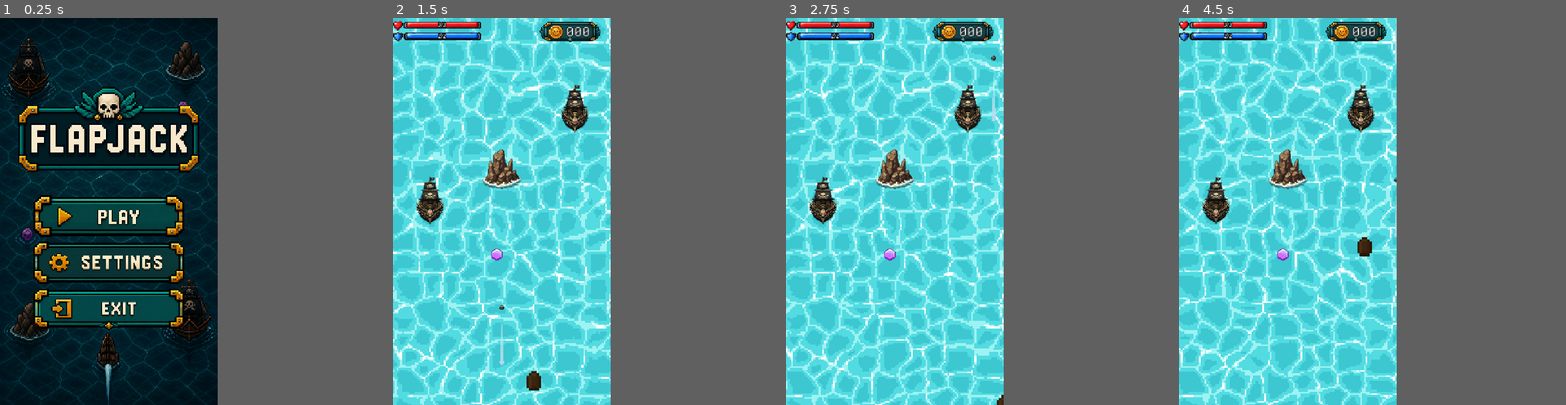
Above: before the commit, frames 1-4 (left to right).
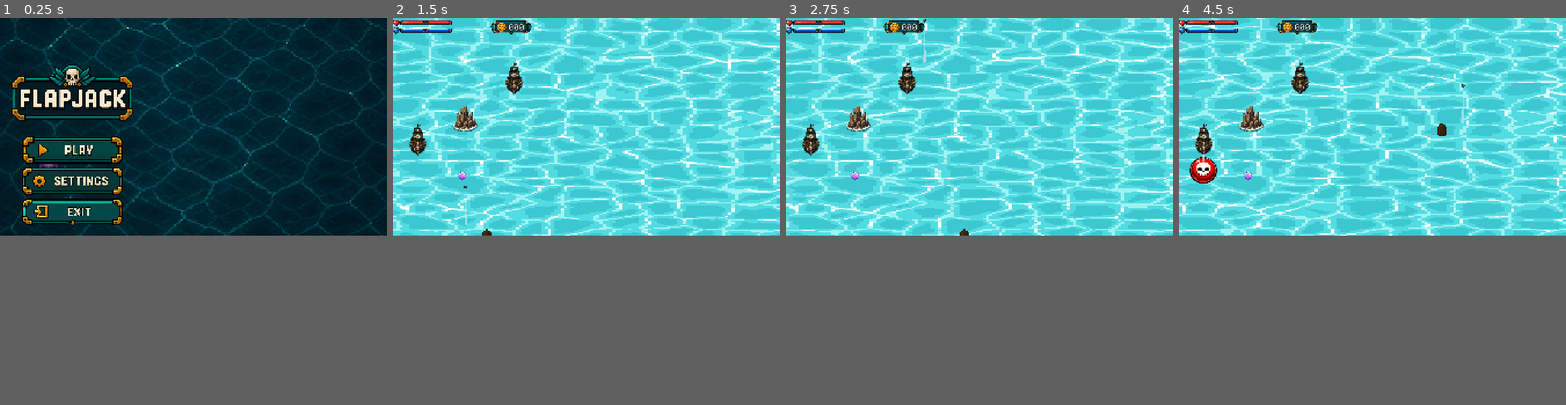
Above: after the commit, the same moments.

Repository: irohgit/flapjack
Game: Godot game, scene res://Levels/MainMenu.tscn
Two runs of this game, one before a commit and one after it. Both use one fixed random seed, a clock stepped at 60 frames per second and the inputs below.
Inputs (mouse positions are in pixels of both pictures, inside the frame that each line leads up to; where the layout moved, square brackets give the same spot in the first picture):
- Up to frame 1 (0.25 s): no input
- Up to frame 2 (1.5 s): click (435, 254) [501, 215] at 0.5 s; hold D (move_right) from 1.28 s (still down); hold Space (shoot) from 1.28 s (still down)
- Up to frame 3 (2.75 s): release D (move_right) at 2.03 s; release Space (shoot) at 2.03 s; hold S (move_backward) from 2.03 s (still down); tap Space (shoot) at 2.1 s
- Up to frame 4 (4.5 s): release S (move_backward) at 2.78 s; hold D (move_right) 2.78-3.53 s; hold Space (shoot) 2.78-3.53 s; hold W (move_forward) 3.53-4.28 s; tap Space (shoot) at 3.6 s; hold A (move_left) from 4.28 s (still down); hold Space (shoot) from 4.28 s (still down)
In our replay, the window is 450x800 before the commit and 800x450 after it. These sizes can differ from the game's own. Grey fills any space a smaller window leaves; there, only what the larger window draws over its background counts as a difference.

The runs differ from the first frame. In frame 1, 37% of the frame differs, in the area x 0-100%, y 0-100%; in frame 2, 22%; in frame 3, 22%; in frame 4, 22%.
Error before the commit: Parse Error: Class "EnemyShip" hides a global script class. (res://Actors/Enemies/enemy_ship.gd:10)

Commit message:
Fixed screen space

Diff:
--- a/Core/playarea.gd
+++ b/Core/playarea.gd
@@ -2,10 +2,8 @@
 
 # Do not change these values
 # These values will support mobile
-const PLAY_WIDTH := 720.0
-const PLAY_HEIGHT := 1280.0 #minimum height
-
-# Variable Screen size. Width stays 720, height will grow.
+const PLAY_WIDTH := 1920
+const PLAY_HEIGHT := 1080.0 #minimum height
 
 var screen_size: Vector2
 
--- a/Data/Enemy/basic_enemy.gd
+++ b/Data/Enemy/enemy.gd
@@ -1,11 +1,9 @@
-class_name EnemyShip
+class_name Enemy
 extends Area2D
 
+@export var data: EnemyData
 @export var projectile_scene: PackedScene
 @export var ammo: ProjectileData
-
-@export var contact_damage := 1
-@export var drift_speed := 220.0
 
 # Randomised so a row of ships does not fire in lockstep. Used for engagement, where continous fire will follow its set fire intervals
 @export var min_interval := 2.0
@@ -25,7 +23,6 @@
 
 
 func _physics_process(delta: float) -> void:
-	position.y += drift_speed * delta
 
 	_fire_timer -= delta
 	if _fire_timer <= 0.0:
@@ -37,12 +34,13 @@
 
 
 func _reset_timer() -> void:
-	_fire_timer = randf_range(min_interval, max_interval)
+	_fire_timer = data.projectile_fire_rate
 
 
 func _fire() -> void:
 	var shot := projectile_scene.instantiate() as Projectile
 	shot.data = ammo
+	shot.data.damage = data.projectile_damage
 	shot.direction = Vector2.DOWN
 
 	# Same parent as this ship, so shots shake with the world.
@@ -56,7 +54,7 @@
 
 
 func get_contact_damage() -> int:
-	return contact_damage
+	return data.contact_damage
 
 func _on_damaged() -> void:
 	modulate = Color(1.0, 0.0, 0.157, 1.0)
--- a/Levels/Level0.tscn
+++ b/Levels/Level0.tscn
@@ -22,7 +22,7 @@
 shader_parameter/wave_water = Color(0.32, 0.86, 0.88, 1)
 shader_parameter/rim_color = Color(0.62, 0.95, 0.95, 1)
 shader_parameter/foam_color = Color(0.97, 1, 1, 1)
-shader_parameter/design_size = Vector2(720, 1280)
+shader_parameter/design_size = Vector2(1920, 1080)
 shader_parameter/water_pixel_size = 6.0
 shader_parameter/animation_speed = 4.0
 shader_parameter/cell_size = 17.0
--- /dev/null
+++ b/Levels/enemy_controller.gd
@@ -0,0 +1,11 @@
+extends Node
+
+
+# Called when the node enters the scene tree for the first time.
+func _ready() -> void:
+	pass # Replace with function body.
+
+
+# Called every frame. 'delta' is the elapsed time since the previous frame.
+func _process(delta: float) -> void:
+	pass
--- a/project.godot
+++ b/project.godot
@@ -23,8 +23,8 @@
 
 [display]
 
-window/size/viewport_width=720
-window/size/viewport_height=1280
+window/size/viewport_width=1920
+window/size/viewport_height=1080
 window/stretch/mode="canvas_items"
 window/stretch/aspect="keep_width"
 window/handheld/orientation=1
Not shown, changed: Assets/Projectiles/Cannonball.png.import
Renamed: Data/Enemy/basic_enemy.gd.uid -> Data/Enemy/enemy.gd.uid
Not shown, added: Levels/enemy_controller.gd.uid
